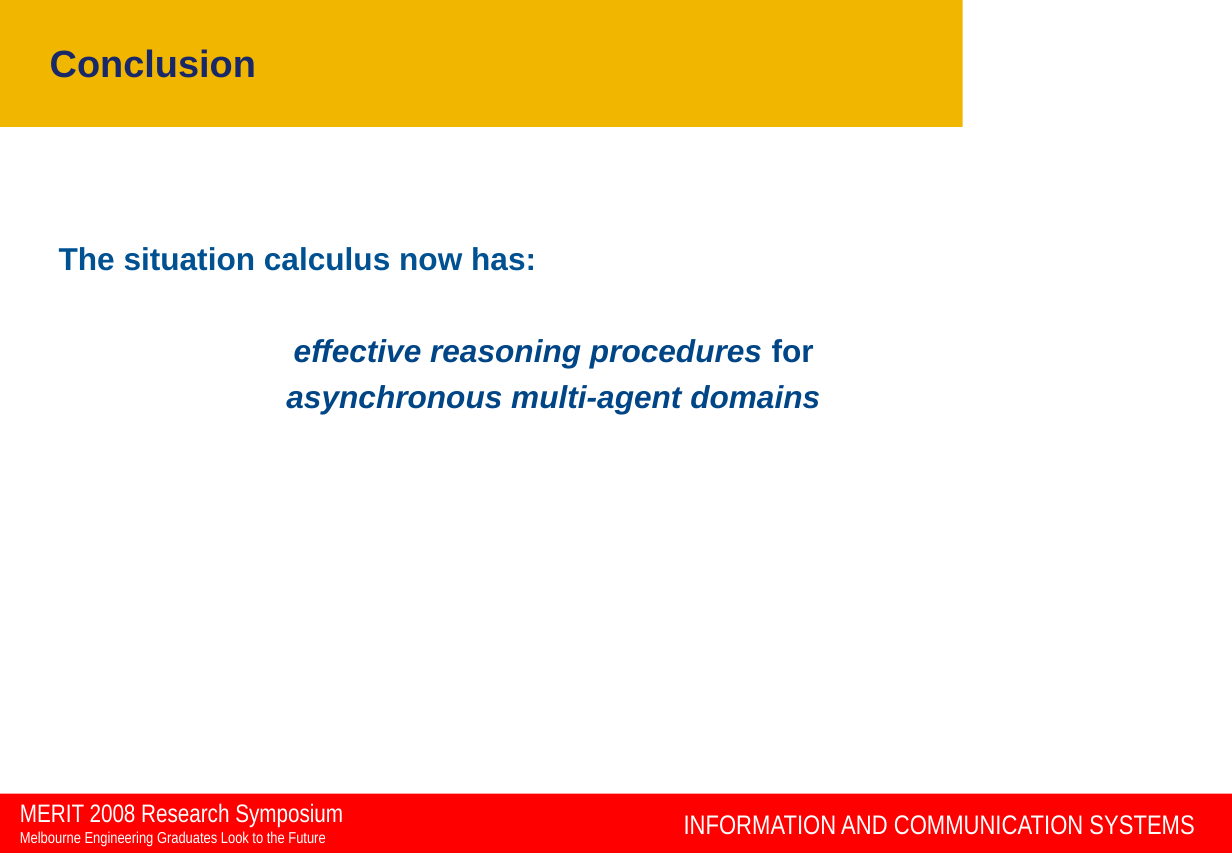
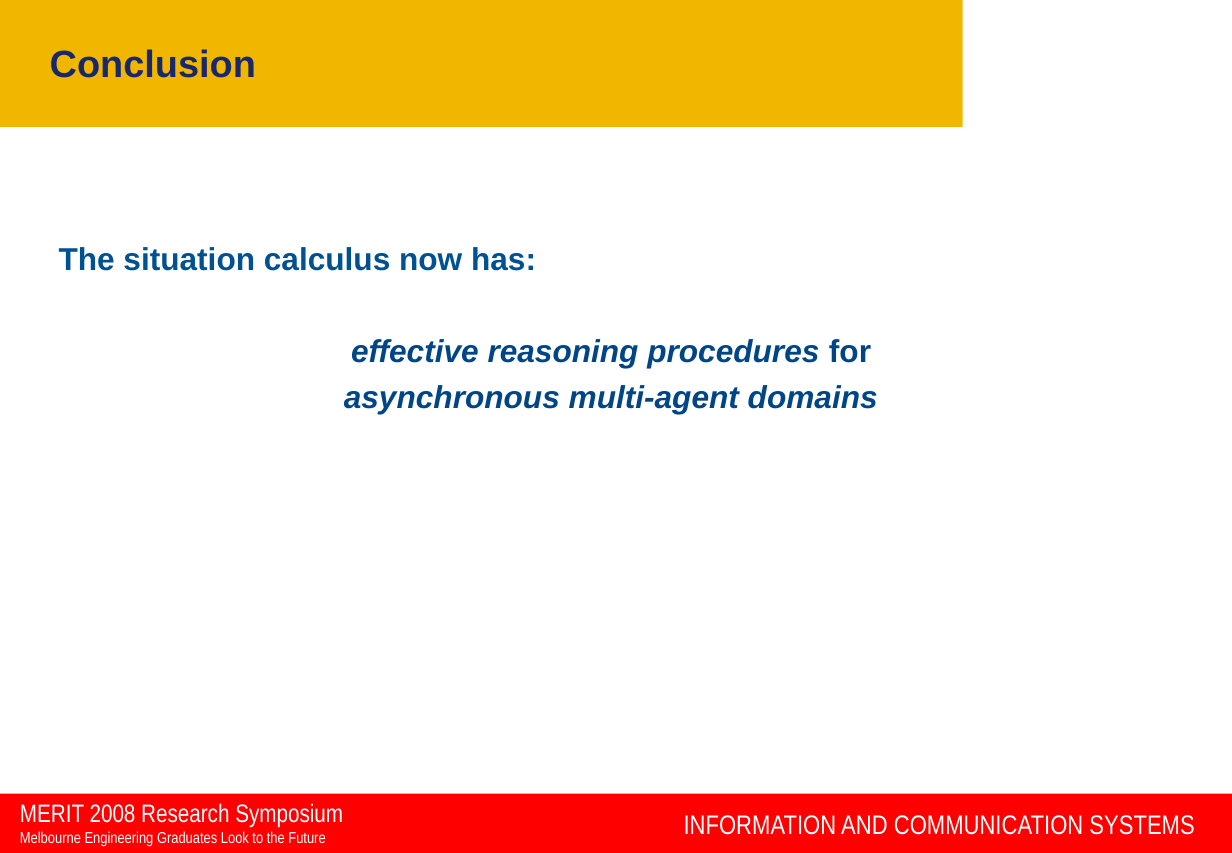
Before and after one commit to rfk/pgrad, a slide deck: slide 14 of talks/MERIT_08/MERIT_rfk.ppt. Drawn at 1232x853 pixels with LibreOffice and Linux fonts; fonts in the diff are those of the drawing; background and template pictures are left out. Boxes give left, top, right and bottom in pixels: in the first picture for what was removed or moved away, otherwise in the second. Text is boxed around its words. In the diff, an @@ line names an element or a change of style, - is before the commit and + after.

```diff
--- a/talks/MERIT_08/MERIT_rfk.ppt
+++ b/talks/MERIT_08/MERIT_rfk.ppt
@@ text "The situation calculus now has:" at box(59, 247, 878, 413): indent changed @@
```
Also in this commit, not shown: 4 other slides changed.
